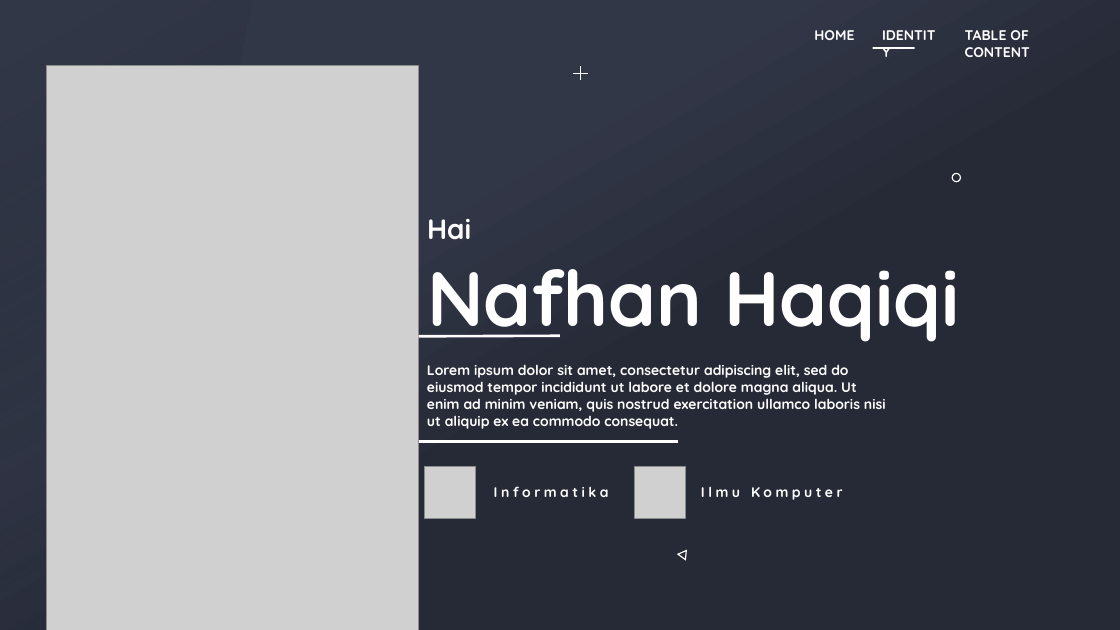
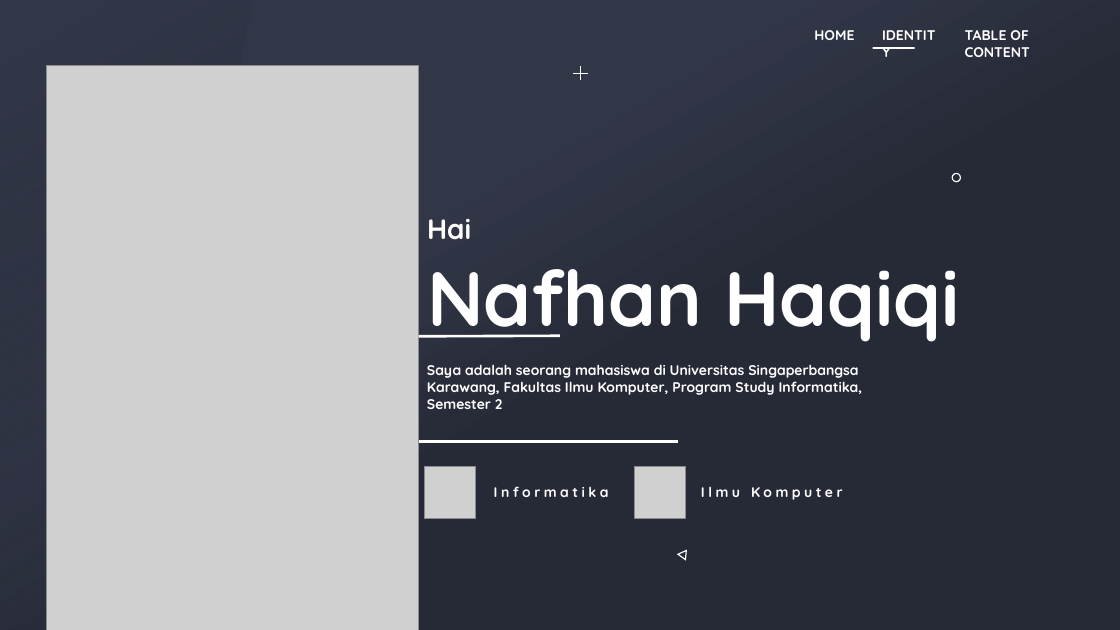
Before and after one commit to Nafhaniqi14/uasku-portofolio, a slide deck: slide 2 of slide presentasi skripsi 6.pptx. Drawn at 1120x630 pixels with LibreOffice and Linux fonts; fonts in the diff are those of the drawing; grey boxes stand for pictures; background and template pictures are left out. Boxes give left, top, right and bottom in pixels: in the first picture for what was removed or moved away, otherwise in the second. Text is boxed around its words. In the diff, an @@ line names an element or a change of style, - is before the commit and + after.

```diff
--- a/slide presentasi skripsi 6.pptx
+++ b/slide presentasi skripsi 6.pptx
@@ text at (427, 364, 863, 409): text changed @@
-Lorem ipsum dolor sit amet, consectetur adipiscing elit, sed do eiusmod tempor incididunt ut labore et dolore magna aliqua. Ut enim ad minim veniam, quis nostrud exercitation ullamco laboris nisi ut aliquip ex ea commodo consequat.
+Saya adalah seorang mahasiswa di Universitas Singaperbangsa Karawang, Fakultas Ilmu Komputer, Program Study Informatika, Semester 2
```
Also in this commit, not shown: 3 other slides changed, 1 slide added, 1 slide removed, 2 other files.
